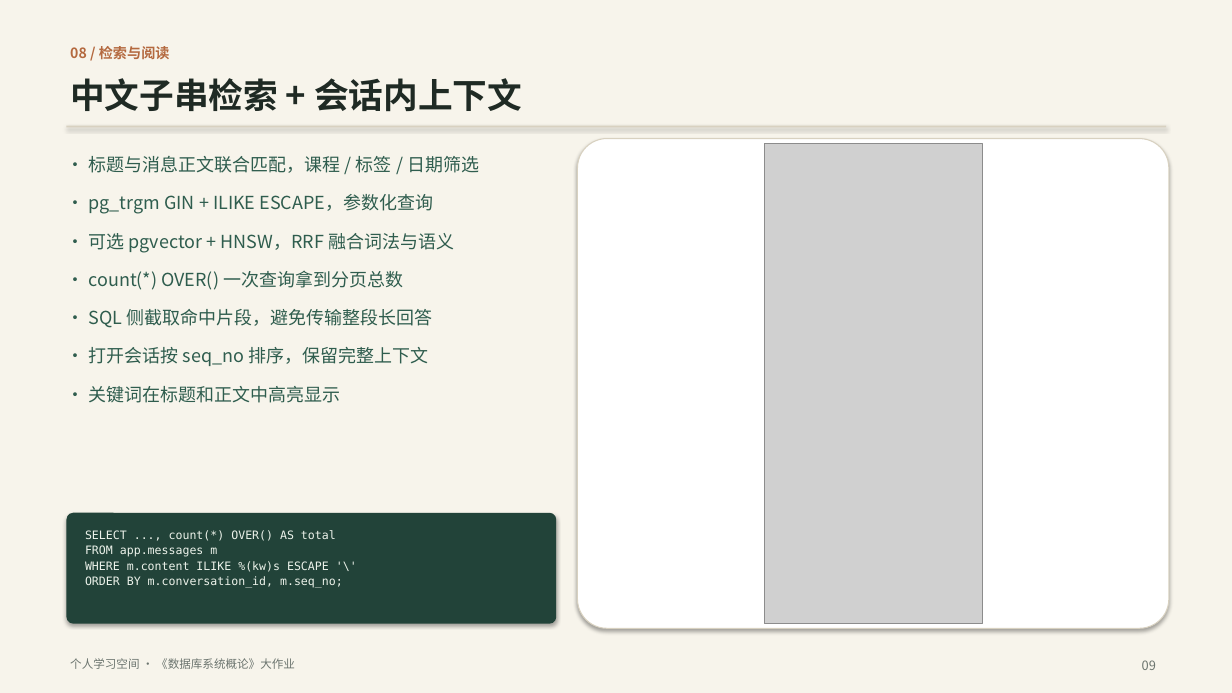
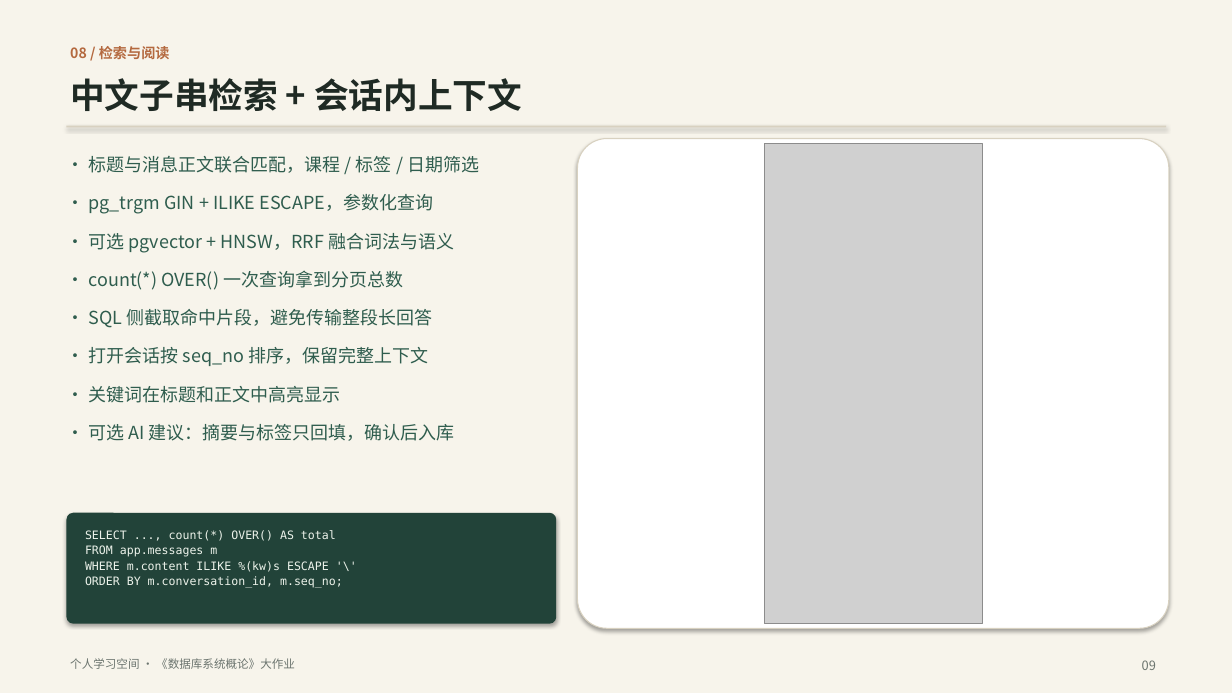
Before and after one commit to ycl-berserk/2026Database, a slide deck: slide 9 of docs/汇报.pptx. Drawn at 1232x693 pixels with LibreOffice and Linux fonts; fonts in the diff are those of the drawing; grey boxes stand for pictures. Boxes give left, top, right and bottom in pixels: in the first picture for what was removed or moved away, otherwise in the second. Text is boxed around its words. In the diff, an @@ line names an element or a change of style, - is before the commit and + after.

Commit message:
feat: 会话整理建议（AI 摘要与标签）R6
- 新增 ai_service：可选 OpenAI 兼容调用，未配置 Key 时隐藏入口
- 建议仅填入现有整理表单，人工确认后落库；摘要复用 summary 批注
- 标签统一走 tag_service.get_or_create_tag，保持幂等与配色一致
- 新增单元/集成测试、verify 检查与文档、PPT 更新

```diff
--- a/docs/汇报.pptx
+++ b/docs/汇报.pptx
@@ text at [89,424,455,441]: paragraph added @@
+• 可选 AI 建议：摘要与标签只回填，确认后入库
```
Also in this commit, not shown: 4 other slides changed, 24 other files.
